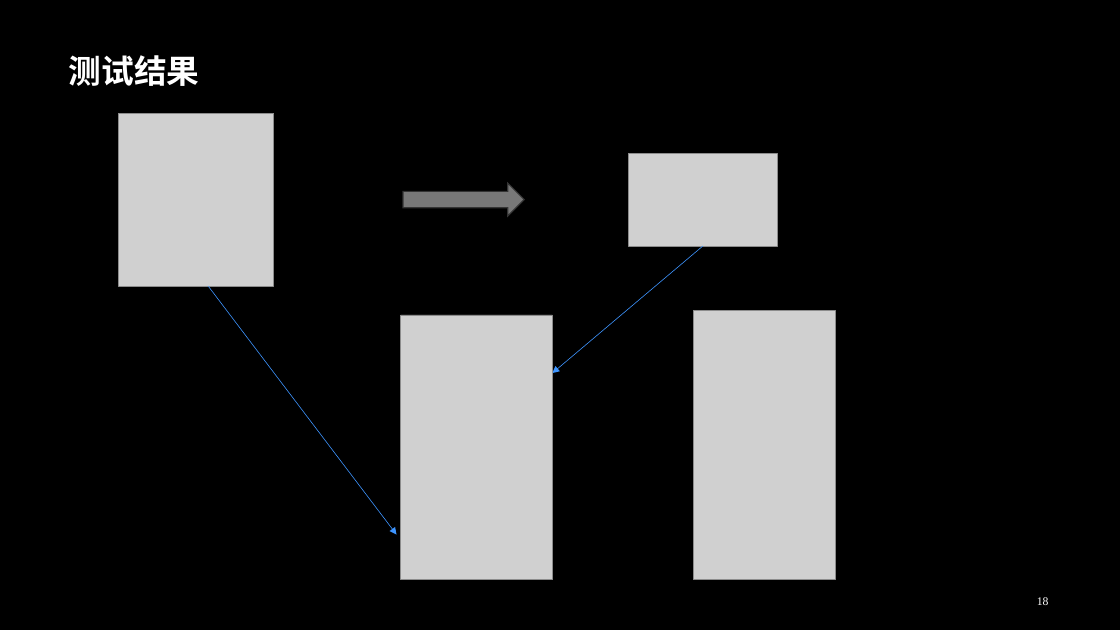
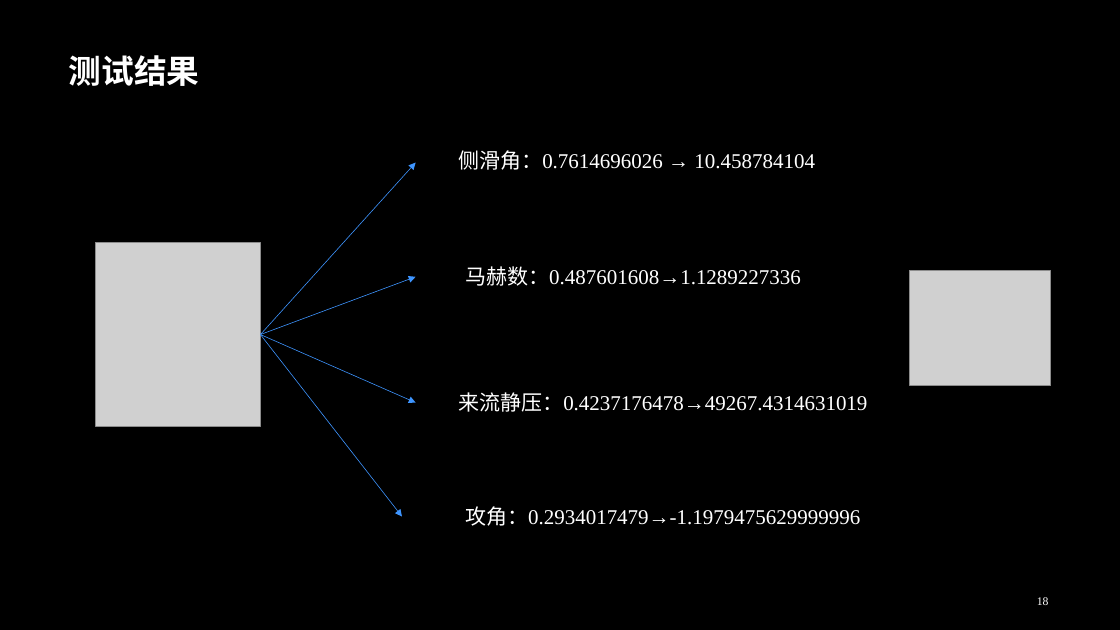
Before and after one commit to DzanielCraig/DeepLearn, a slide deck: slide 18 of Note/航空航天大数据智能设计.pptx. Drawn at 1120x630 pixels with LibreOffice and Linux fonts; fonts in the diff are those of the drawing; grey boxes stand for pictures; background and template pictures are left out. Boxes give left, top, right and bottom in pixels: in the first picture for what was removed or moved away, otherwise in the second. Text is boxed around its words. In the diff, an @@ line names an element or a change of style, - is before the commit and + after.

```diff
--- a/Note/航空航天大数据智能设计.pptx
+++ b/Note/航空航天大数据智能设计.pptx
@@ picture removed at box(118, 113, 274, 287) @@
@@ arrow moved from (703, 246) - (553, 373) to (260, 334) - (416, 163) @@
@@ text added at box(458, 150, 815, 170), 18 pt, text #FFFFFF @@
+侧滑角：0.7614696026 → 10.458784104
@@ picture removed at box(628, 153, 777, 245) @@
@@ right arrow removed at box(403, 183, 524, 216) @@
@@ picture added at box(96, 243, 260, 427) @@
@@ text added at box(465, 266, 801, 286), 18 pt, text #FFFFFF @@
+马赫数：0.487601608→1.1289227336
@@ arrow added from (260, 334) to (416, 277), #3E95FF 0.5 pt @@
@@ picture added at box(910, 271, 1051, 385) @@
@@ picture removed at box(401, 315, 553, 580) @@
@@ picture removed at box(694, 310, 836, 580) @@
@@ arrow moved from (208, 287) - (397, 534) to (260, 334) - (402, 517) @@
@@ arrow added from (260, 334) to (416, 402), #3E95FF 0.5 pt @@
@@ text added at box(458, 392, 867, 412), 18 pt, text #FFFFFF @@
+来流静压：0.4237176478→49267.4314631019
@@ text added at box(465, 506, 860, 526), 18 pt, text #FFFFFF @@
+攻角：0.2934017479→-1.1979475629999996
```
Also in this commit, not shown: 8 other slides changed.
